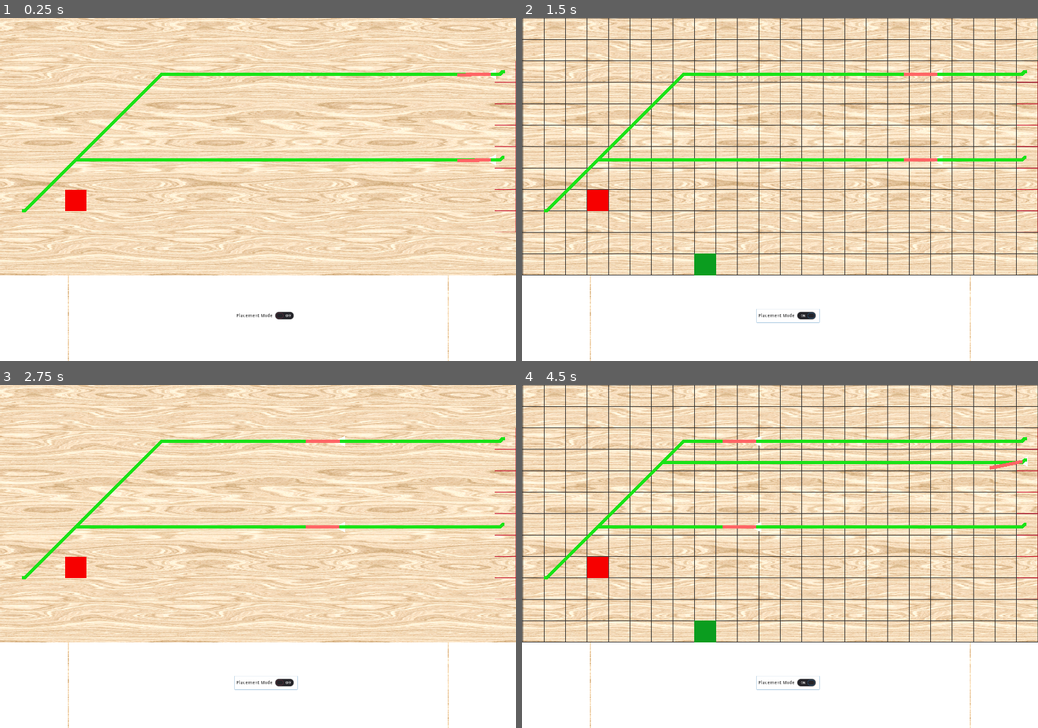
Above: before the commit, frames 1-4 (two rows, left to right).
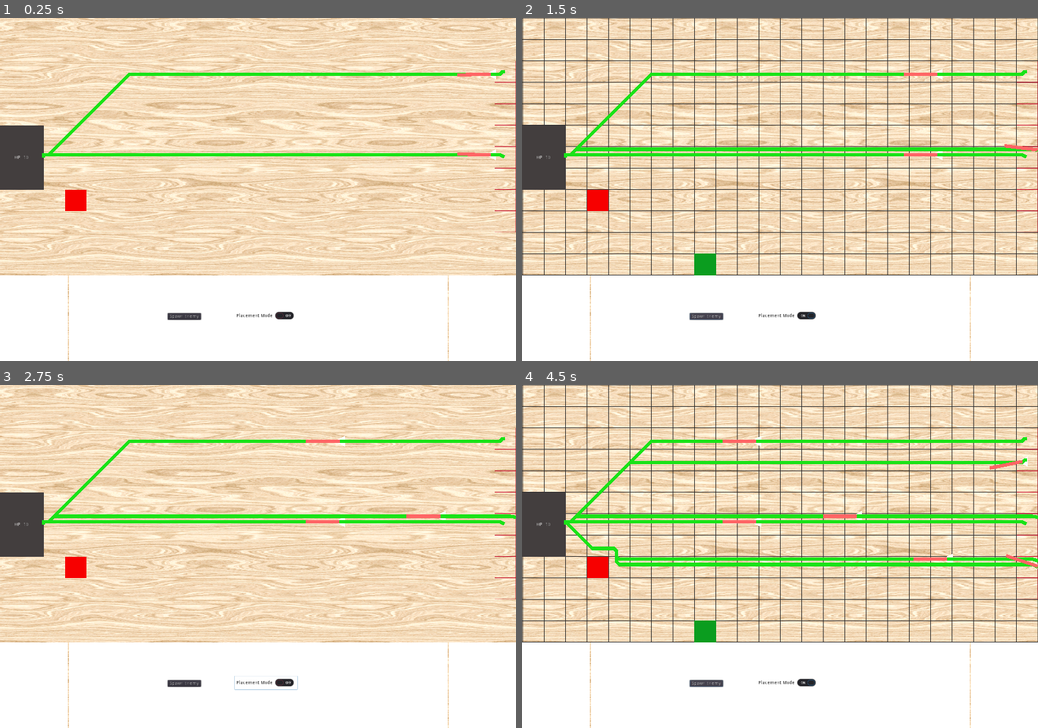
Above: after the commit, the same moments.

Repository: CSMA-Technology/chelydra
Game: Godot game, scene res://Temporary_Scenes/Spawns.tscn
The game is run twice, just before and just after one commit, with the same random seed, the same clock (stepped at 60 frames per second) and the same inputs. This scene is started directly instead of the project's main scene.
Inputs (mouse positions are in pixels of both pictures, inside the frame that each line leads up to):
- Up to frame 1 (0.25 s): no input
- Up to frame 2 (1.5 s): click "Placement Mode" at 0.5 s; click (707, 316) at 1.25 s, where only the run after the commit has a clickable "Spawn Enemy"
- Up to frame 3 (2.75 s): click "Placement Mode" at 2 s
- Up to frame 4 (4.5 s): click (707, 683) at 2.75 s, where only the run after the commit has a clickable "Spawn Enemy"; click "Placement Mode" at 3.5 s; click (707, 683) at 4.25 s, where only the run after the commit has a clickable "Spawn Enemy"

The runs differ from the first frame. In frame 1, 4.0% of the frame differs, in the area x 0-98%, y 15-89%; in frame 2, 4.9%; in frame 3, 5.0%; in frame 4, 6.8%, in the area x 0-100%, y 15-89%.

Commit message:
feat(score-and-goal): add goal area, display health and update as enemies reach goal (#10)

Diff:
--- a/Enemies/TemplateEnemy.gd
+++ b/Enemies/TemplateEnemy.gd
@@ -1,4 +1,6 @@
 extends KinematicBody2D
+
+class_name TemplateEnemy
 
 onready var goal = get_tree().root.find_node("Goal", true, false).global_position
 var path: PoolVector2Array
@@ -8,6 +10,8 @@
 
 const ARRIVAL_BUFFER = 10
 const SPEED = 3
+
+signal reached_goal(damage)
 
 func set_debug(val: bool):
 	debug_mode = val
@@ -40,4 +44,6 @@
 	next_destination_idx = 0
 
 func handle_goal_arrival():
+#	print_debug("reached goal inside enemy")
+	emit_signal("reached_goal", 1)
 	queue_free()
--- /dev/null
+++ b/levels/Goal.tscn
@@ -0,0 +1,16 @@
+[gd_scene load_steps=2 format=2]
+
+[sub_resource type="RectangleShape2D" id=1]
+extents = Vector2( 64, 96 )
+
+[node name="Goal" type="Area2D"]
+
+[node name="ColorRect" type="ColorRect" parent="."]
+margin_left = -128.0
+margin_top = -96.0
+margin_bottom = 96.0
+color = Color( 0.266667, 0.247059, 0.247059, 1 )
+
+[node name="CollisionShape2D" type="CollisionShape2D" parent="."]
+position = Vector2( -64, 0 )
+shape = SubResource( 1 )
--- a/levels/TemplateLevel.gd
+++ b/levels/TemplateLevel.gd
@@ -1,9 +1,15 @@
 extends Node2D
 
+onready var score_label = $ScoreLabel
 var TowerPlacement = preload("res://levels/TowerPlacement.tscn")
 var enemy = preload("res://Enemies/TemplateEnemy.tscn")
 var is_grid_on = false
 export var placement_mode = false
+export var health = 3
+
+func _ready():
+	randomize()
+	update_score_label(health)
 
 func _process(_delta):
 	if (placement_mode):
@@ -11,6 +17,7 @@
 	else:
 		$TowerPlacement.hide()
 
+# debug / dev function
 func _on_PlacementModeButton_toggled(placement_mode_toggle):
 	placement_mode = placement_mode_toggle
 
@@ -20,9 +27,24 @@
 	$Towers.add_child(new_tower)
 	$Navigation.update_nav_area()
 
-
 func spawn_enemy(position):
 	var new_enemy = enemy.instance()
 	new_enemy.position = position
 	new_enemy.debug_mode = true
 	$Enemies.add_child(new_enemy)
+	if new_enemy.has_signal("reached_goal"):
+		new_enemy.connect("reached_goal", self, "_on_Enemy_reached_goal")
+
+func update_score_label(score):
+	score_label.text = "HP: " + str(score)
+
+func _on_Enemy_reached_goal(damage):
+	print("enemy reached goal!")
+	health -= damage
+	update_score_label(health)
+	if (health <= 0):
+		get_tree().quit()
+
+# debug / dev function
+func _on_SpawnEnemyButton_pressed():
+	spawn_enemy(Vector2(1568, clamp(randi() % 1025, 0, 1024)))
--- a/levels/TemplateLevel.tscn
+++ b/levels/TemplateLevel.tscn
@@ -8,6 +8,7 @@
 [ext_resource path="res://levels/TemplateLevel.gd" type="Script" id=6]
 [ext_resource path="res://levels/Navigation.gd" type="Script" id=7]
 [ext_resource path="res://levels/TowerPlacement.tscn" type="PackedScene" id=8]
+[ext_resource path="res://levels/Goal.tscn" type="PackedScene" id=9]
 
 [sub_resource type="TileSet" id=1]
 0/name = "LightWood"
@@ -77,6 +78,7 @@
 
 [node name="TemplateLevel" type="Node2D"]
 script = ExtResource( 6 )
+health = 10
 
 [node name="BackgroundTileMap" type="TileMap" parent="."]
 tile_set = SubResource( 1 )
@@ -127,7 +129,7 @@
 border_width = 1.4
 editor_only = false
 
-[node name="CheckButton" type="CheckButton" parent="CanvasLayer"]
+[node name="PlacementModeButton" type="CheckButton" parent="CanvasLayer"]
 margin_left = 697.0
 margin_top = 869.0
 margin_right = 773.0
@@ -138,6 +140,13 @@
 custom_colors/font_color_hover = Color( 0, 0, 0, 1 )
 custom_colors/font_color_pressed = Color( 0, 0, 0, 1 )
 text = "Placement Mode"
+
+[node name="SpawnEnemyButton" type="Button" parent="CanvasLayer"]
+margin_left = 498.0
+margin_top = 881.0
+margin_right = 597.0
+margin_bottom = 901.0
+text = "Spawn Enemy"
 
 [node name="Towers" type="Node" parent="."]
 
@@ -151,10 +160,20 @@
 position = Vector2( 1344, 320 )
 debug_mode = true
 
-[node name="Goal" type="Node2D" parent="."]
-position = Vector2( 64, 576 )
-
 [node name="TowerPlacement" parent="." instance=ExtResource( 8 )]
 
-[connection signal="toggled" from="CanvasLayer/CheckButton" to="." method="_on_PlacementModeButton_toggled"]
+[node name="Goal" parent="." instance=ExtResource( 9 )]
+position = Vector2( 128, 416 )
+
+[node name="ScoreLabel" type="Label" parent="."]
+margin_left = 17.0
+margin_top = 410.0
+margin_right = 107.0
+margin_bottom = 424.0
+text = "HP: 10"
+align = 1
+
+[connection signal="toggled" from="CanvasLayer/PlacementModeButton" to="." method="_on_PlacementModeButton_toggled"]
+[connection signal="pressed" from="CanvasLayer/SpawnEnemyButton" to="." method="_on_SpawnEnemyButton_pressed"]
+[connection signal="reached_goal" from="Enemies/TemplateEnemy" to="." method="_on_Enemy_reached_goal"]
 [connection signal="place_tower" from="TowerPlacement" to="." method="place_tower"]
--- a/project.godot
+++ b/project.godot
@@ -7,6 +7,16 @@
 ;   param=value ; assign values to parameters
 
 config_version=4
+
+_global_script_classes=[ {
+"base": "KinematicBody2D",
+"class": "TemplateEnemy",
+"language": "GDScript",
+"path": "res://Enemies/TemplateEnemy.gd"
+} ]
+_global_script_class_icons={
+"TemplateEnemy": ""
+}
 
 [application]
 
Not shown: 1 places in levels/TemplateLevel.tscn that only renumber resources
